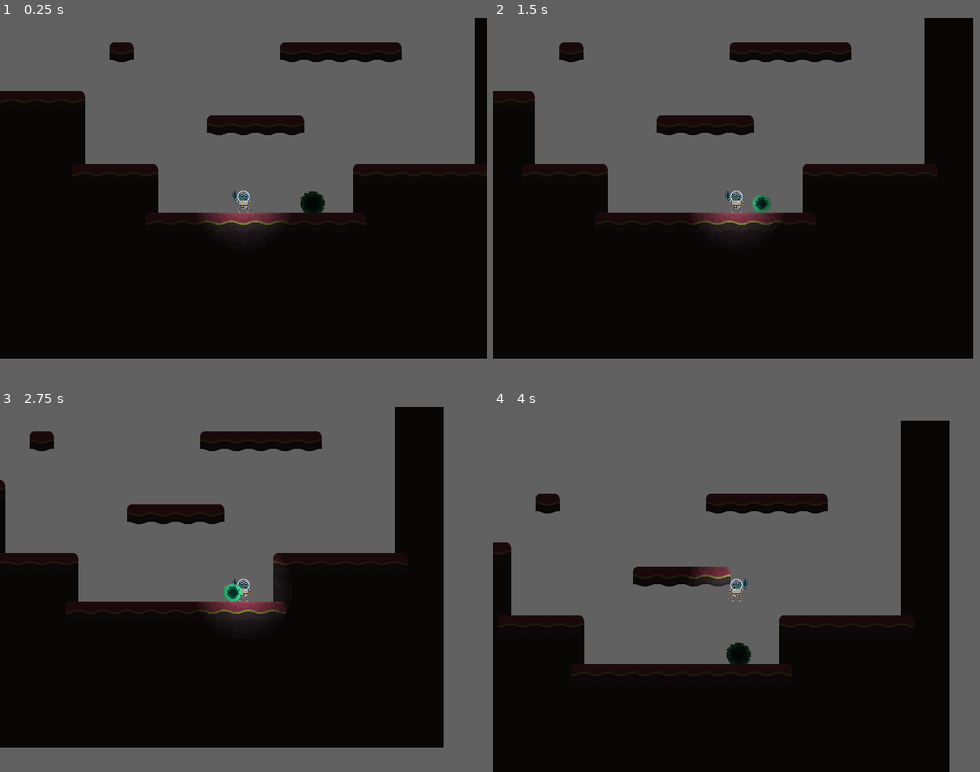
Above: before the commit, frames 1-4 (two rows, left to right).
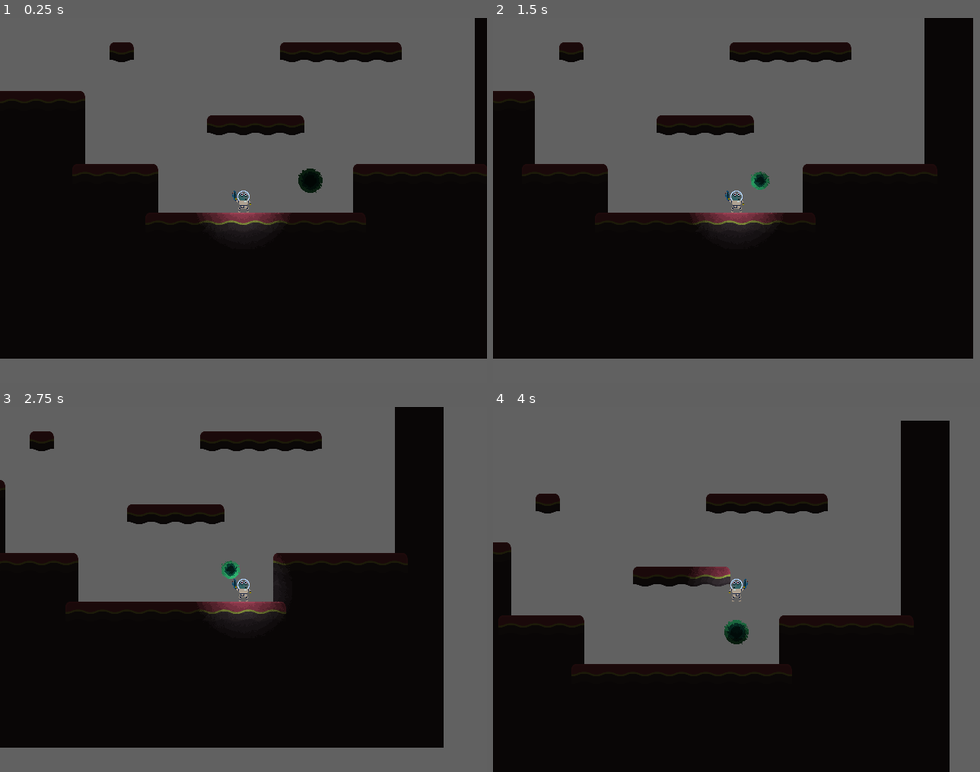
Above: after the commit, the same moments.

Repository: nealith/MVM5
Game: Godot game, scene res://tests/test_map1.tscn
Two runs of this game, one before a commit and one after it. Both use one fixed random seed, a clock stepped at 60 frames per second and the inputs below. The project has no main scene, so this scene is started directly.
Inputs:
- Up to frame 1 (0.25 s): no input
- Up to frame 2 (1.5 s): hold Right (ui_right) 0.53-1.28 s; hold Down (ui_down) from 1.28 s (still down)
- Up to frame 3 (2.75 s): release Down (ui_down) at 2.03 s; hold Right (ui_right) from 2.03 s (still down)
- Up to frame 4 (4 s): release Right (ui_right) at 2.78 s; hold Up (ui_up) 2.78-3.53 s; hold Left (ui_left) from 3.53 s (still down)

The runs differ from the first frame. In frame 1, 0.5% of the frame differs, in the area x 49-67%, y 41-54%; in frame 2, 0.3%; in frame 3, 0.3%; in frame 4, 0.5%.

Commit message:
add spwan system to automate the spawn of sblorbs

Diff:
--- a/Player/Player.gd
+++ b/Player/Player.gd
@@ -278,3 +278,6 @@
 
 	_animate(delta)
 	_fire()
+
+func hitten():
+	print("hitten")
--- a/Player/Player.tscn
+++ b/Player/Player.tscn
@@ -76,7 +76,7 @@
 [node name="AnimatedSprite" type="AnimatedSprite" parent="."]
 frames = SubResource( 2 )
 animation = "idle"
-frame = 4
+frame = 3
 playing = true
 
 [node name="Camera2D" type="Camera2D" parent="."]
--- a/Sblorb/Sblorb.gd
+++ b/Sblorb/Sblorb.gd
@@ -3,9 +3,9 @@
 const SPEED : = 50.0
 var path : = PoolVector2Array() setget set_path
 
-signal finish_move()
+signal finish_move(sblorb)
 signal hitten()
-signal eat_player()
+signal hit_player()
 
 
 # Declare member variables here. Examples:
@@ -15,6 +15,7 @@
 # Called when the node enters the scene tree for the first time.
 func _ready() -> void:
 	set_process(false)
+	emit_signal("finish_move",self)
 
 # Called every frame. 'delta' is the elapsed time since the previous frame.
 func _process(delta : float) -> void:
@@ -32,7 +33,7 @@
 		elif distance < 0.0:
 			global_position = path[0]
 			set_process(false)
-			emit_signal("finish_move")
+			emit_signal("finish_move",self)
 			break
 
 		distance -= distance_to_next
@@ -41,7 +42,7 @@
 
 	if path.size() == 0:
 		set_process(false)
-		emit_signal("finish_move")
+		emit_signal("finish_move",self)
 
 func set_path(value : PoolVector2Array) -> void:
 	path = value
@@ -54,4 +55,4 @@
 			emit_signal("hitten")
 			get_parent().remove_child(self)
 		elif body.I == "player":
-			emit_signal("eat_player")
+			emit_signal("hit_player")
--- /dev/null
+++ b/Sblorb/SblorbSpawner.gd
@@ -0,0 +1,35 @@
+extends Node2D
+
+export (PackedScene) var Sblorb
+export (NodePath) var player_exp
+export (NodePath) var nav2d_exp
+export (NodePath) var tilemap_exp
+export (PoolVector2Array) var positions
+
+
+onready var player : KinematicBody2D = get_node(player_exp)
+onready var nav2d : Navigation2D = get_node(nav2d_exp)
+onready var tilemap : TileMap = get_node(tilemap_exp)
+var sblorb_instances : Array = []
+
+# Called when the node enters the scene tree for the first time.
+func _ready():
+	for i in range(positions.size()):
+		var s : Node2D = Sblorb.instance()
+		s.global_position = positions[i]
+		sblorb_instances.append(s)
+		if player != null:
+			s.connect("hit_player",player,"hitten")
+		s.connect("finish_move",self,"_finish_moving")
+		add_child(s)
+
+func _finish_moving(sblorb):
+
+	if tilemap != null and nav2d != null:
+		var limits : Rect2 = tilemap.get_used_rect()
+		randomize ()
+		var x = randf() * (limits.size.x*32) + limits.position.x*32
+		var y = randf() * (limits.size.y*32) + limits.position.y*32
+
+		var new_path : = nav2d.get_simple_path(sblorb.global_position,Vector2(x,y))
+		sblorb.path = new_path
--- /dev/null
+++ b/Sblorb/SblorbSpawner.tscn
@@ -0,0 +1,6 @@
+[gd_scene load_steps=2 format=2]
+
+[ext_resource path="res://Sblorb/SblorbSpawner.gd" type="Script" id=1]
+
+[node name="SblorbSpawner" type="Node2D"]
+script = ExtResource( 1 )
--- a/tests/test_map1.gd
+++ b/tests/test_map1.gd
@@ -1,22 +1,12 @@
 extends Node2D
 
 onready var nav2d : Navigation2D = $Navigation2D
-onready var sblorb : Node2D = $Sblorb
 onready var tilemap : TileMap = $Navigation2D/TileMap
 
 # Called when the node enters the scene tree for the first time.
 func _ready():
-	_on_Sblorb_finish_move()
+	pass
 
 # Called every frame. 'delta' is the elapsed time since the previous frame.
 #func _process(delta):
 #	pass
-
-func _on_Sblorb_finish_move():
-	var limits : Rect2 = tilemap.get_used_rect()
-	randomize ()
-	var x = randf() * (limits.size.x*32) + limits.position.x*32
-	var y = randf() * (limits.size.y*32) + limits.position.y*32
-
-	var new_path : = nav2d.get_simple_path(sblorb.global_position,Vector2(x,y))
-	sblorb.path = new_path
--- a/tests/test_map1.tscn
+++ b/tests/test_map1.tscn
@@ -1,9 +1,10 @@
-[gd_scene load_steps=30 format=2]
+[gd_scene load_steps=31 format=2]
 
 [ext_resource path="res://tests/test_map1.gd" type="Script" id=1]
 [ext_resource path="res://Player/Player.tscn" type="PackedScene" id=2]
 [ext_resource path="res://tests/assets/tilesheet.png" type="Texture" id=3]
-[ext_resource path="res://Sblorb/Sblorb.tscn" type="PackedScene" id=4]
+[ext_resource path="res://Sblorb/SblorbSpawner.tscn" type="PackedScene" id=4]
+[ext_resource path="res://Sblorb/Sblorb.tscn" type="PackedScene" id=5]
 
 [sub_resource type="ConvexPolygonShape2D" id=1]
 points = PoolVector2Array( 0, 0, 32, 0, 32, 32, 0, 32 )
@@ -475,6 +476,9 @@
 format = 1
 tile_data = PoolIntArray( -262131, 0, 0, -262130, 0, 0, -131080, 0, 0, -131079, 15, 0, -196598, 15, 0, -196595, 0, 0, - …(4487 unchanged characters)…
 
-[node name="Sblorb" parent="." instance=ExtResource( 4 )]
-position = Vector2( 202.639, 180.375 )
-[connection signal="finish_move" from="Sblorb" to="." method="_on_Sblorb_finish_move"]
+[node name="SblorbSpawner" parent="." instance=ExtResource( 4 )]
+Sblorb = ExtResource( 5 )
+player_exp = NodePath("../player")
+nav2d_exp = NodePath("../Navigation2D")
+tilemap_exp = NodePath("../Navigation2D/TileMap")
+positions = PoolVector2Array( 200, 150 )
